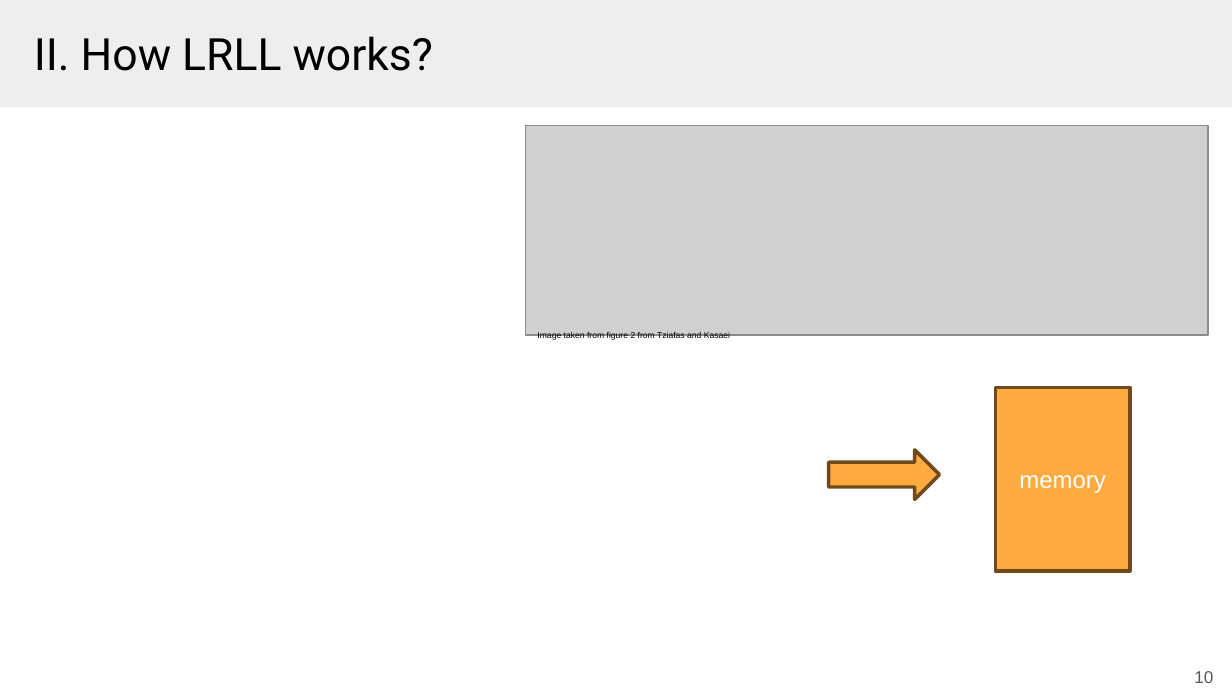
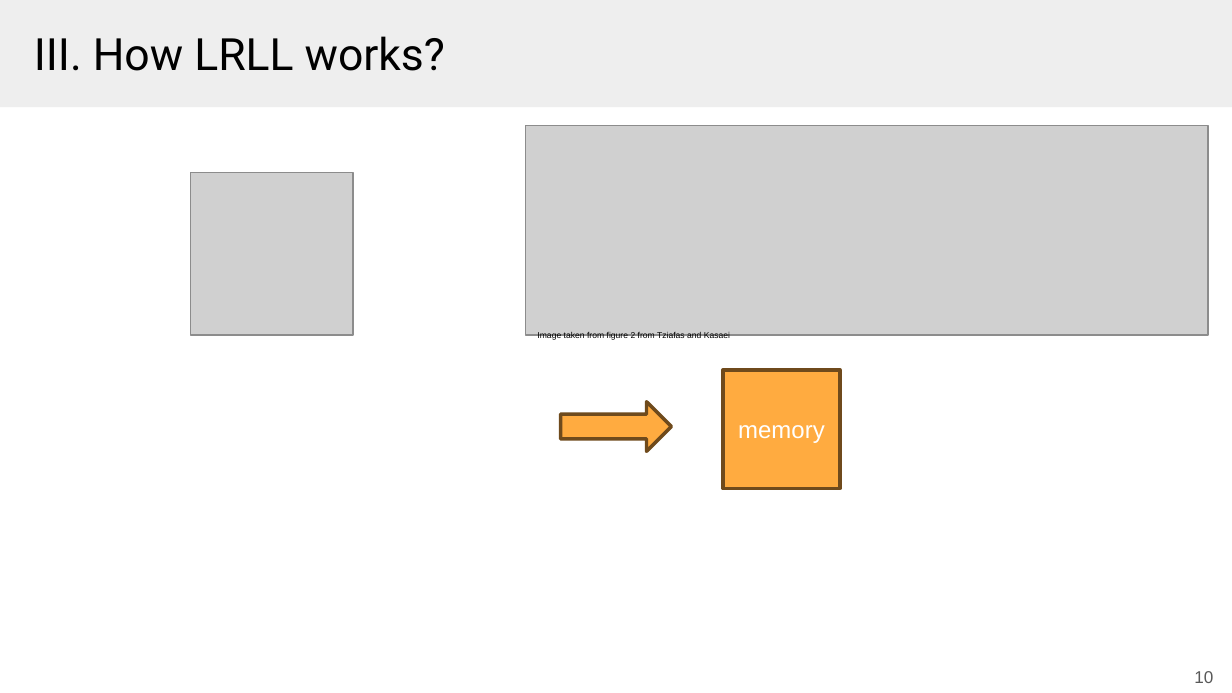
Before and after one commit to Tazering/UVA-CS, a slide deck: slide 10 of CS-6501_Kuo/paper presentation/lifelong_robot_presentation.pptx. Drawn at 1232x693 pixels with LibreOffice and Linux fonts; fonts in the diff are those of the drawing; grey boxes stand for pictures. Boxes give left, top, right and bottom in pixels: in the first picture for what was removed or moved away, otherwise in the second. Text is boxed around its words. In the diff, an @@ line names an element or a change of style, - is before the commit and + after.

```diff
--- a/CS-6501_Kuo/paper presentation/lifelong_robot_presentation.pptx
+++ b/CS-6501_Kuo/paper presentation/lifelong_robot_presentation.pptx
@@ title at (34,36,445,71): text changed @@
-II. How LRLL works?
+III. How LRLL works?
@@ picture added at (191,172,354,335) @@
@@ rectangle "memory": place and size @@
-rectangle "memory" at (995,387,1130,570)
+rectangle "memory" at (723,370,840,488)
@@ right arrow: place and size @@
-right arrow at (829,450,940,499)
+right arrow at (561,402,671,451)
```
Also in this commit, not shown: 7 other slides changed, 3 slides added, 1 slide removed, 2 other files.
